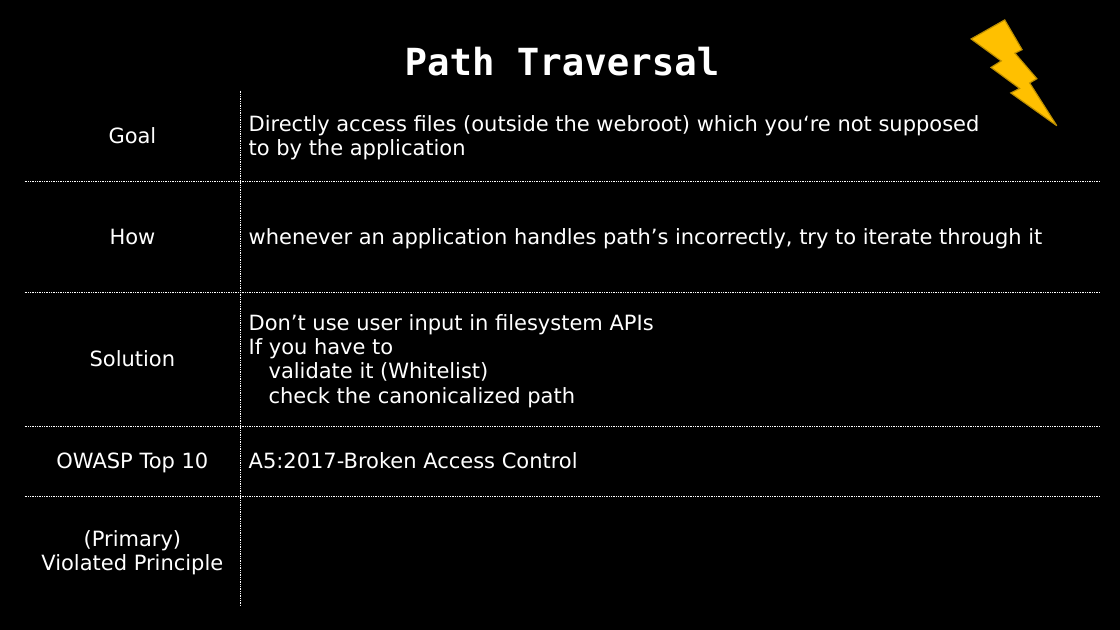
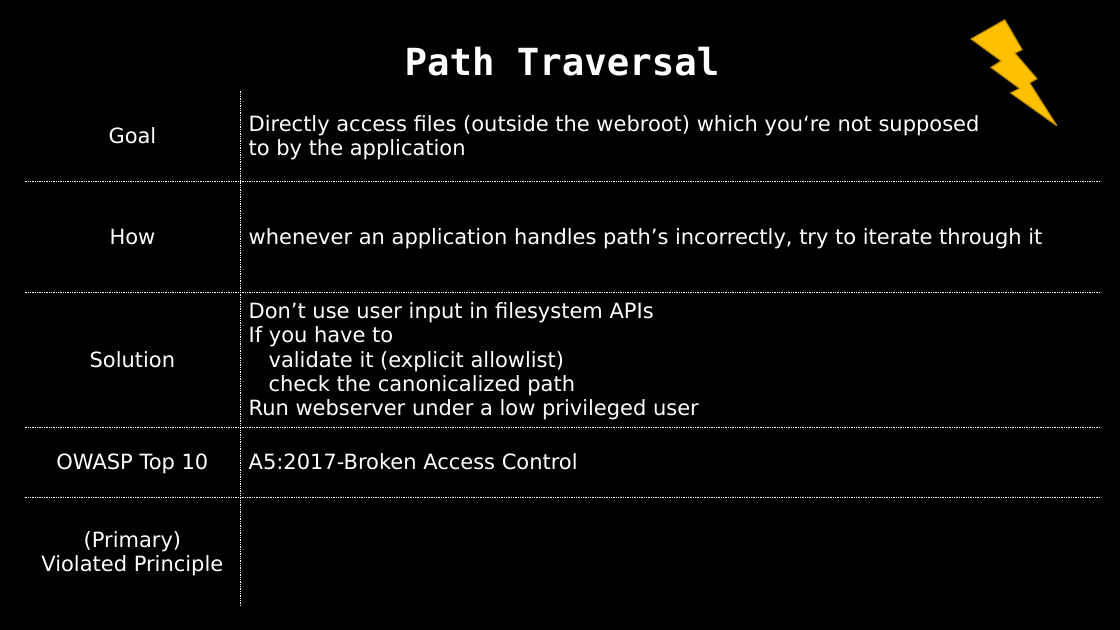
Before and after one commit to dschwarz91/websec-lecture, a slide deck: slide 34 of slides/5_Authorization.pptx. Drawn at 1120x630 pixels with LibreOffice and Linux fonts; fonts in the diff are those of the drawing. Boxes give left, top, right and bottom in pixels: in the first picture for what was removed or moved away, otherwise in the second. Text is boxed around its words. In the diff, an @@ line names an element or a change of style, - is before the commit and + after.

Commit message:
Added low privileged user to countermeasures for path traversal

```diff
--- a/slides/5_Authorization.pptx
+++ b/slides/5_Authorization.pptx
@@ table at box(24, 34, 1100, 613) @@
-row 4, column 2: Don’t use user input in filesystem APIs / If you have to / validate it (Whitelist) / check the canonicalized path
+row 4, column 2: Don’t use user input in filesystem APIs / If you have to / validate it (explicit allowlist) / check the canonicalized path / Run webserver under a low privileged user
```
Also in this commit, not shown: 4 other slides changed, 2 other files.
